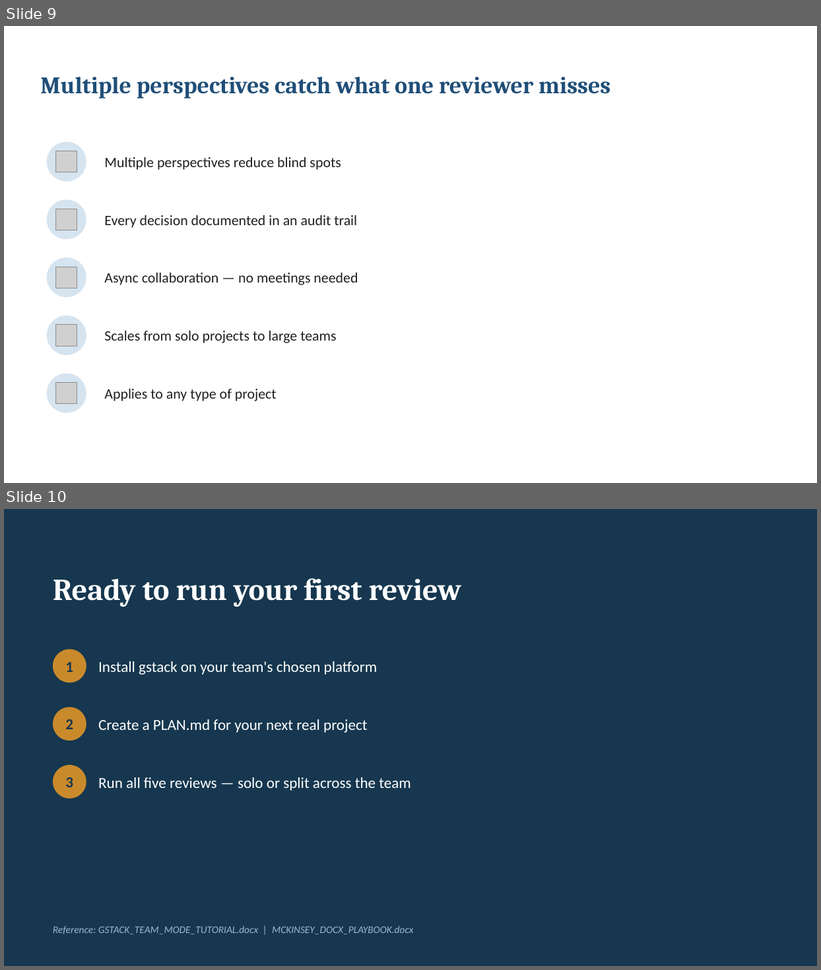
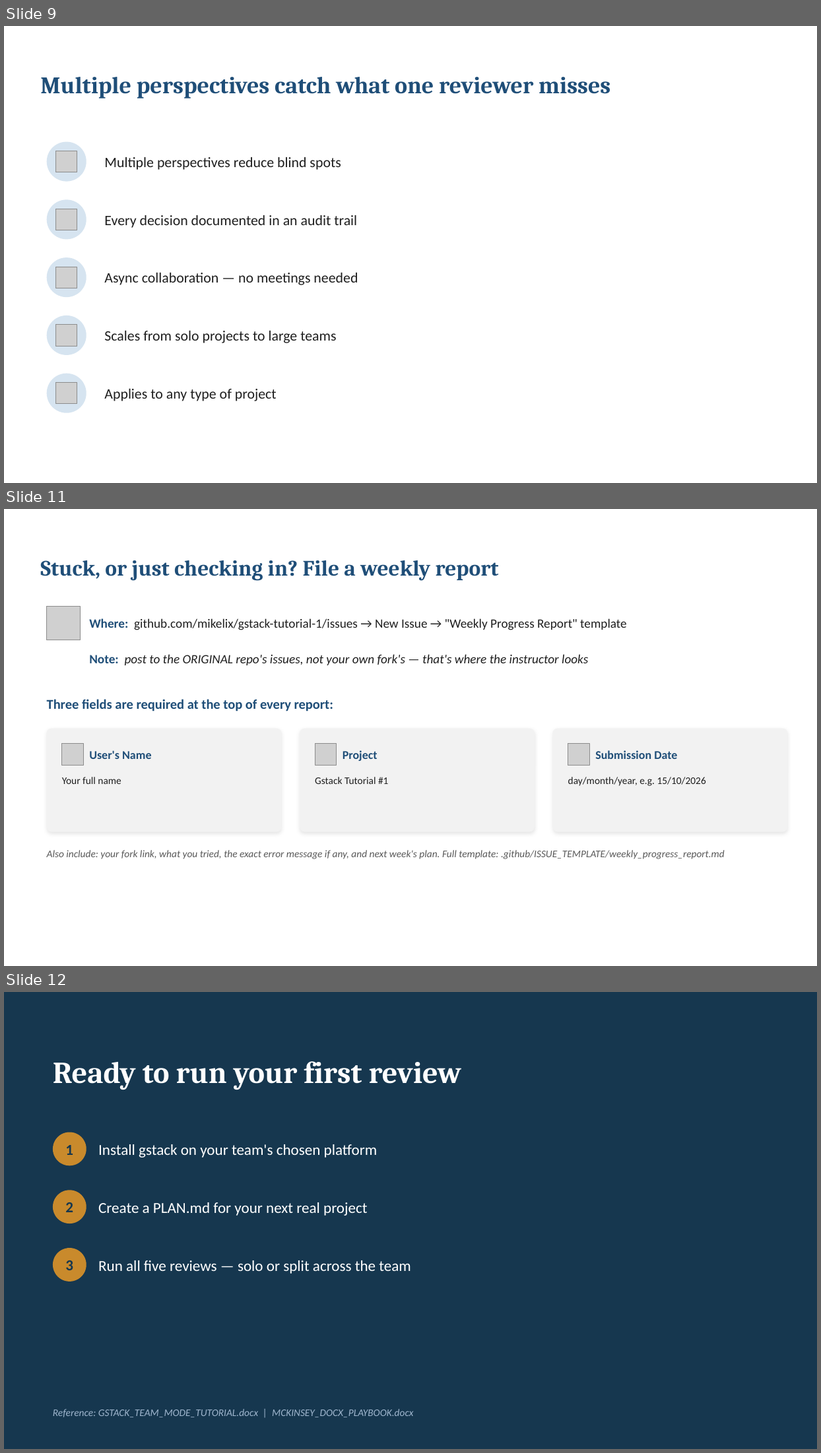
Before and after one commit to mikelix/gstack-tutorial-1, a slide deck: GSTACK_TEAM_MODE_TUTORIAL_DECK.pptx. Shown one above the other, each under a label of ours: slides 9 and 10 before the commit, slides 9, 11 and 12 after it; the slides between them are not shown. The pictures are 821x970 and 821x1453 pixels, drawn with LibreOffice and Linux fonts; fonts in the diff are those of the drawing; grey boxes stand for pictures. Boxes give left, top, right and bottom in pixels: in the first picture for what was removed or moved away, otherwise in the second. Text is boxed around its words. In the diff, an @@ line names an element or a change of style, - is before the commit and + after.

```diff
--- a/GSTACK_TEAM_MODE_TUTORIAL_DECK.pptx
+++ b/GSTACK_TEAM_MODE_TUTORIAL_DECK.pptx
@@ slide 11 added at (4, 509, 817, 966), background #FFFFFF @@
@@ text added at (40, 560, 499, 580), 26 pt, text #1F4E78, bold @@
+Stuck, or just checking in? File a weekly report
@@ picture added at (47, 607, 81, 640) @@
@@ text added at (89, 619, 627, 630), 15 pt, text #1F1F1F @@
+Where: github.com/mikelix/gstack-tutorial-1/issues → New Issue → "Weekly Progress Report" template
@@ text added at (89, 654, 588, 665), 15 pt, text #1F1F1F, italic @@
+Note: post to the ORIGINAL repo's issues, not your own fork's — that's where the instructor looks
@@ text added at (47, 699, 333, 712), 16 pt, text #1F4E78, bold @@
+Three fields are required at the top of every report:
@@ rounded rectangle added at (47, 729, 282, 832), fill #F2F2F2 @@
@@ picture added at (62, 744, 83, 765) @@
@@ rounded rectangle added at (300, 729, 535, 832), fill #F2F2F2 @@
@@ picture added at (315, 744, 337, 765) @@
@@ rounded rectangle added at (553, 729, 788, 832), fill #F2F2F2 @@
@@ picture added at (568, 744, 589, 765) @@
@@ text added at (89, 751, 151, 759), 14 pt, text #1F4E78, bold @@
+User's Name
@@ text added at (343, 751, 378, 761), 14 pt, text #1F4E78, bold @@
+Project
@@ text added at (595, 751, 677, 759), 14 pt, text #1F4E78, bold @@
+Submission Date
@@ text added at (62, 777, 121, 784), 12 pt, text #1F1F1F @@
+Your full name
@@ text added at (315, 777, 388, 784), 12 pt, text #1F1F1F @@
+Gstack Tutorial #1
@@ text added at (568, 777, 706, 786), 12 pt, text #1F1F1F @@
+day/month/year, e.g. 15/10/2026
@@ text added at (47, 850, 725, 859), 12 pt, text #595959, italic @@
+Also include: your fork link, what you tried, the exact error message if any, and next week's plan. Full template: .github/ISSUE_TEMPLATE/weekly_progress_report.md
@@ what was slide 10 is now slide 12 @@
```
Also in this commit, not shown: 1 other slide added, 2 other files.
